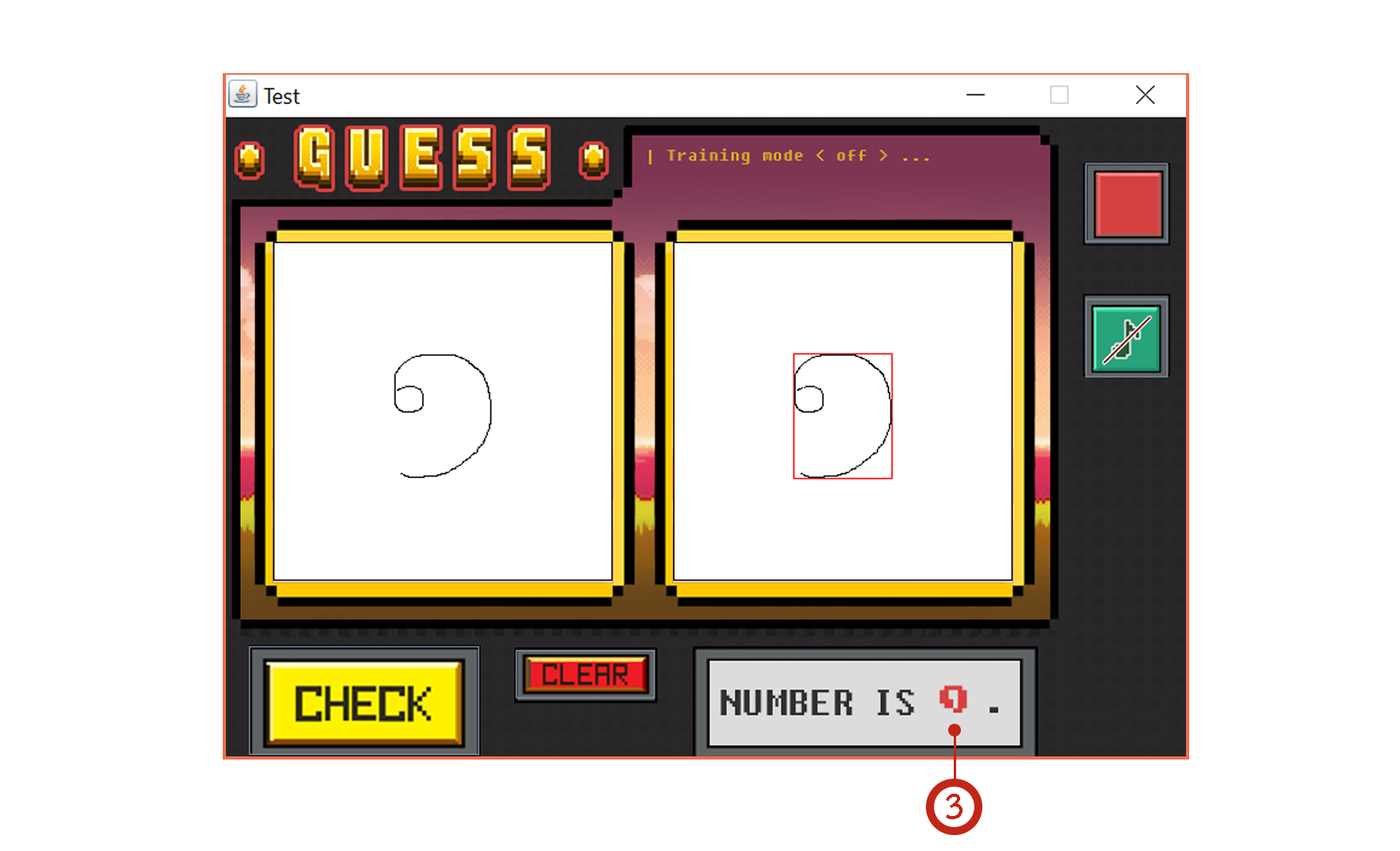
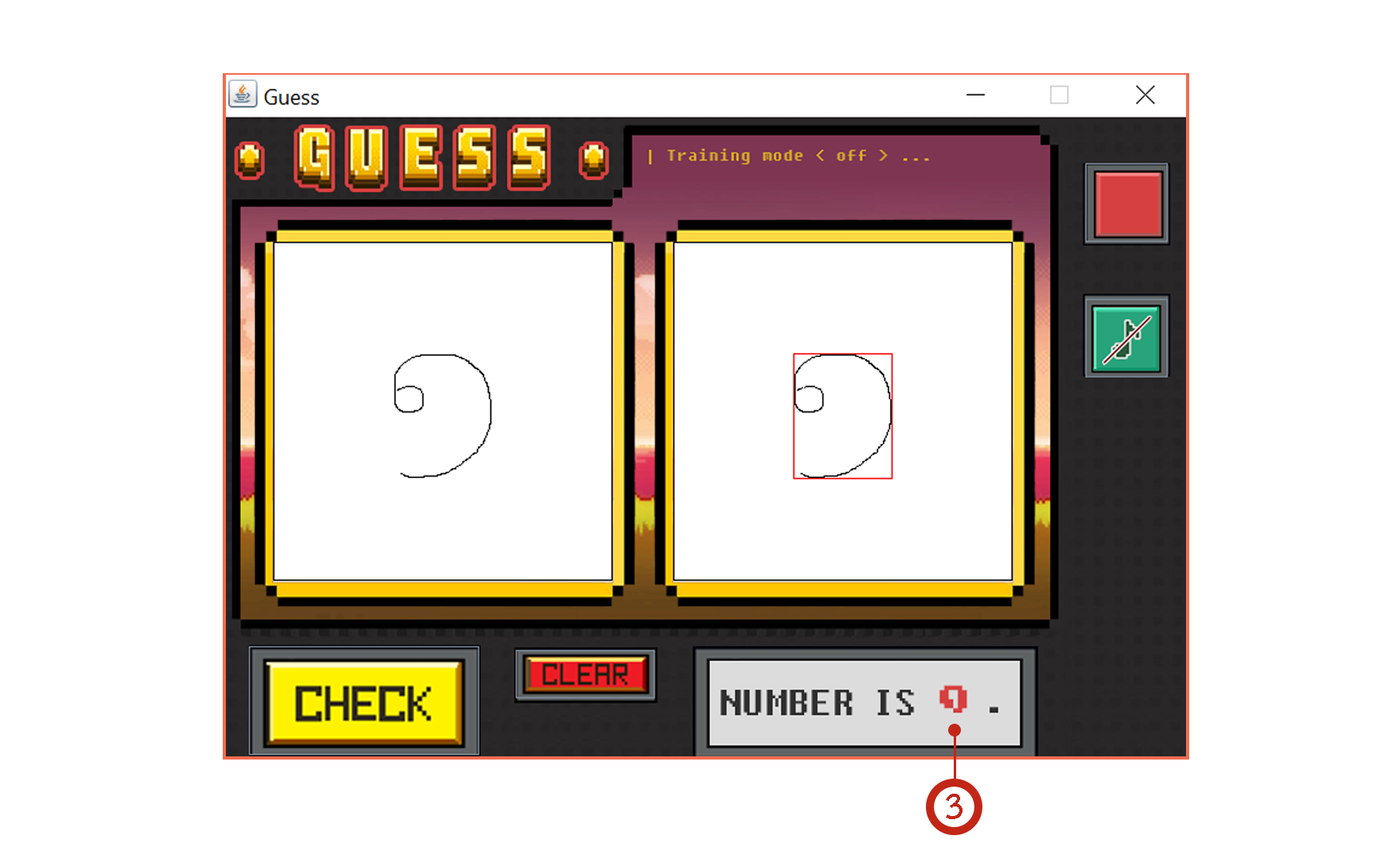
Before/after of a 1400 x 851 layered artwork. What changed in the layer stack:
added layer "Layer 4" above "Ellipse 2 copy 3" over [262, 86, 321, 105]
